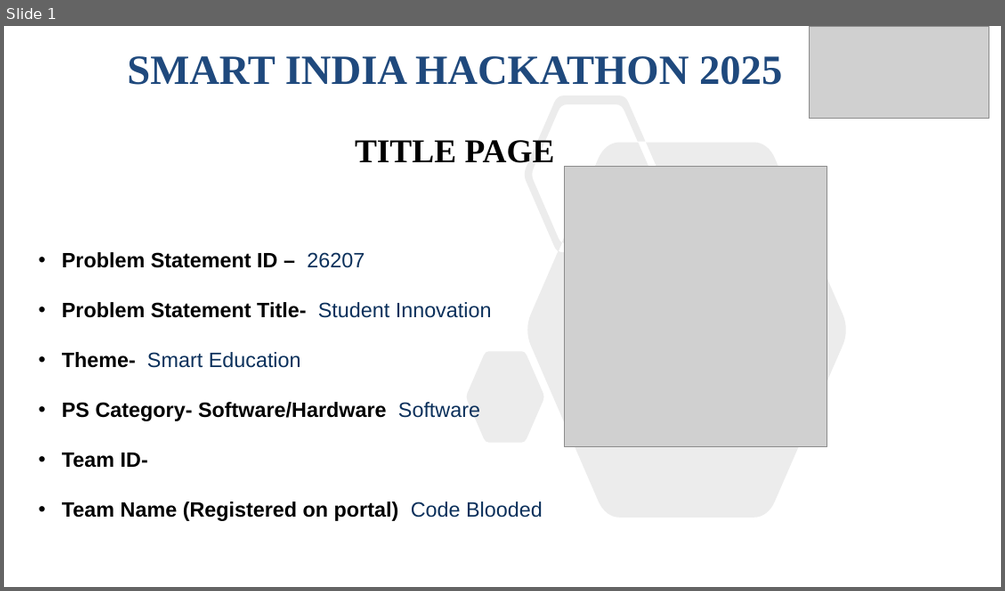
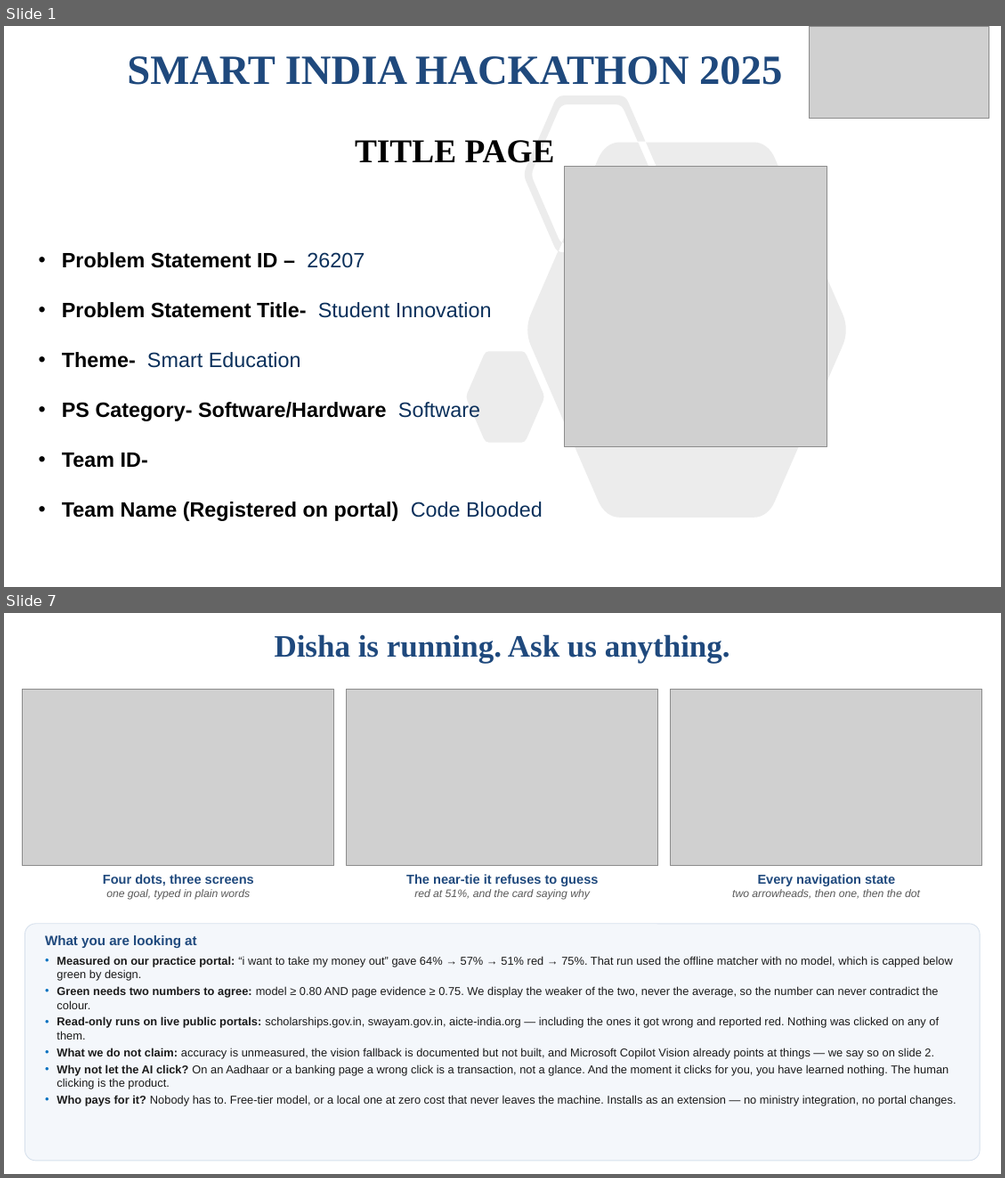
Before and after one commit to Saurabh0003M/SIH, a slide deck: deck/disha-intercollege.pptx. Shown one above the other, each under a label of ours: slide 1 before the commit, slides 1 and 7 after it; the slides between them are not shown. The pictures are 1005x591 and 1005x1178 pixels, drawn with LibreOffice and Linux fonts; fonts in the diff are those of the drawing; grey boxes stand for pictures. Boxes give left, top, right and bottom in pixels: in the first picture for what was removed or moved away, otherwise in the second. Text is boxed around its words. In the diff, an @@ line names an element or a change of style, - is before the commit and + after.

```diff
--- a/deck/disha-intercollege.pptx
+++ b/deck/disha-intercollege.pptx
@@ slide 7 added at [4, 613, 1001, 1174], background #FFFFFF @@
@@ text added at [275, 634, 730, 663], 30 pt, text #1F497D, bold @@
+Disha is running. Ask us anything.
@@ picture added at [22, 690, 334, 865] @@
@@ picture added at [346, 690, 658, 865] @@
@@ picture added at [671, 690, 983, 865] @@
@@ text added at [103, 874, 254, 900], 10.5 pt, text #595959, italic @@
+Four dots, three screens
+one goal, typed in plain words
@@ text added at [406, 874, 598, 900], 10.5 pt, text #595959, italic @@
+The near-tie it refuses to guess
+red at 51%, and the card saying why
@@ text added at [732, 874, 920, 899], 10.5 pt, text #595959, italic @@
+Every navigation state
+two arrowheads, then one, then the dot
@@ rounded rectangle added at [25, 924, 979, 1160], fill #F4F7FB, outline #D6E0EC 0.75 pt @@
@@ text added at [45, 935, 955, 1106], 11 pt, text #1A1A1A @@
+What you are looking at
+• Measured on our practice portal: “i want to take my money out” gave 64% → 57% → 51% red → 75%. That run used the offline matcher with no model, which is capped below green by design.
+• Green needs two numbers to agree: model ≥ 0.80 AND page evidence ≥ 0.75. We display the weaker of the two, never the average, so the number can never contradict the colour.
+• Read-only runs on live public portals: scholarships.gov.in, swayam.gov.in, aicte-india.org — including the ones it got wrong and reported red. Nothing was clicked on any of them.
+• What we do not claim: accuracy is unmeasured, the vision fallback is documented but not built, and Microsoft Copilot Vision already points at things — we say so on slide 2.
+• Why not let the AI click? On an Aadhaar or a banking page a wrong click is a transaction, not a glance. And the moment it clicks for you, you have learned nothing. The human clicking is the product.
+• Who pays for it? Nobody has to. Free-tier model, or a local one at zero cost that never leaves the machine. Installs as an extension — no ministry integration, no portal changes.
```
Also in this commit, not shown: 5 slides changed, 14 other files.
